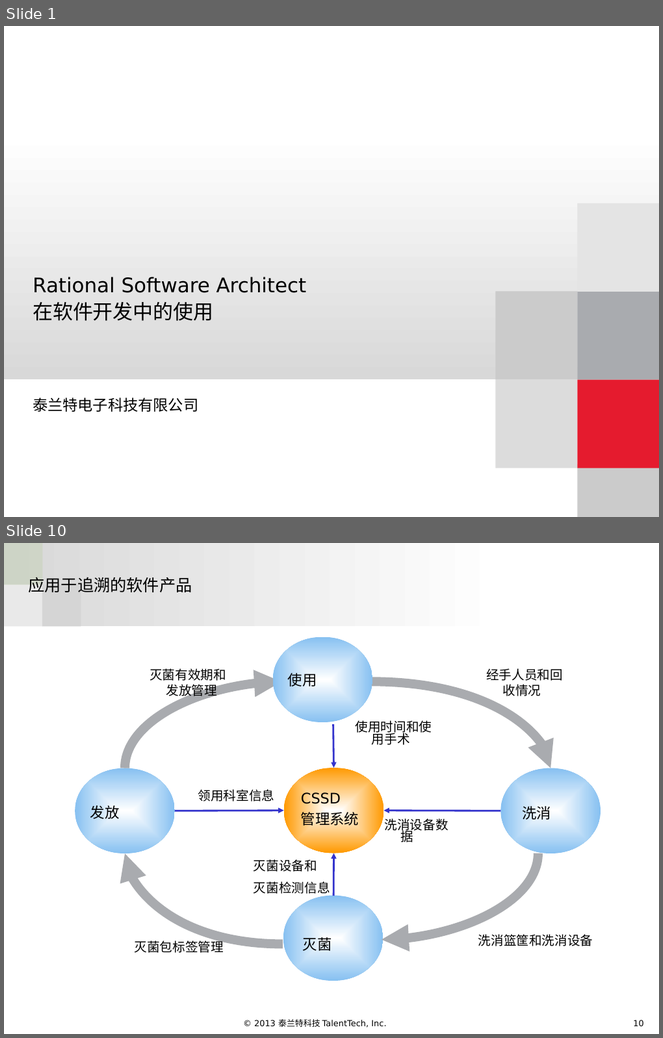
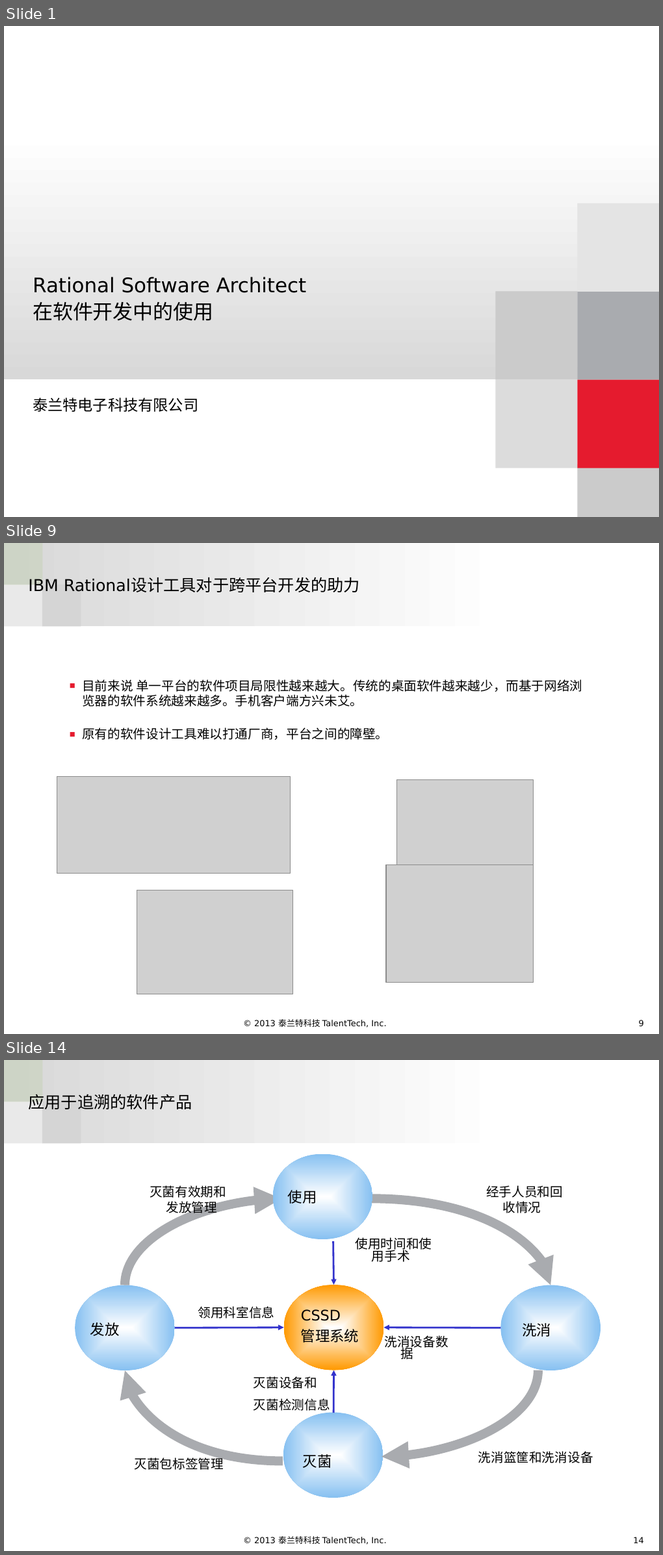
Before and after one commit to aqssxlzc/goagentAutoUpdate, a slide deck: RSA.pptx. Shown one above the other, each under a label of ours: slides 1 and 10 before the commit, slides 1, 9 and 14 after it; the slides between them are not shown. The pictures are 663x1038 and 663x1555 pixels, drawn with LibreOffice and Linux fonts; fonts in the diff are those of the drawing; grey boxes stand for pictures; background and template pictures are left out. Boxes give left, top, right and bottom in pixels: in the first picture for what was removed or moved away, otherwise in the second. Text is boxed around its words. In the diff, an @@ line names an element or a change of style, - is before the commit and + after.

```diff
--- a/RSA.pptx
+++ b/RSA.pptx
@@ slide 9 added at <box>4,543,659,1034</box>, background #FFFFFF; not listed: 6 template elements that a slide beside it also shows @@
@@ title added at <box>28,577,360,592</box>, 18 pt, text #000000 @@
+IBM Rational设计工具对于跨平台开发的助力
@@ text added at <box>82,679,582,707</box>, 14 pt, text #000000 @@
+■ 目前来说 单一平台的软件项目局限性越来越大。传统的桌面软件越来越少，而基于网络浏览器的软件系统越来越多。手机客户端方兴未艾。
@@ text added at <box>82,728,388,740</box>, 14 pt, text #000000 @@
+■ 原有的软件设计工具难以打通厂商，平台之间的障壁。
@@ picture added at <box>57,777,290,873</box> @@
@@ picture added at <box>397,780,533,871</box> @@
@@ picture added at <box>386,865,533,983</box> @@
@@ picture added at <box>137,890,293,994</box> @@
@@ what was slide 10 is now slide 14 @@
@@ page number at <box>633,1537,644,1544</box>: text changed @@
-10
+14
```
Also in this commit, not shown: 7 slides changed, 3 other slides added.
